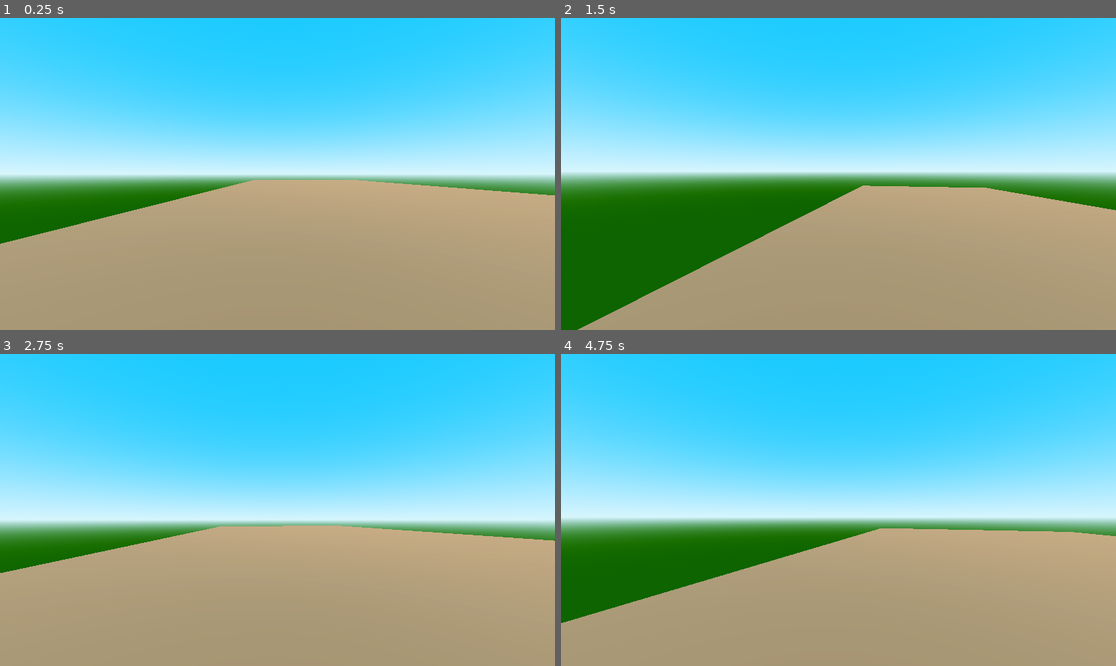
Above: before the commit, frames 1-4 (two rows, left to right).
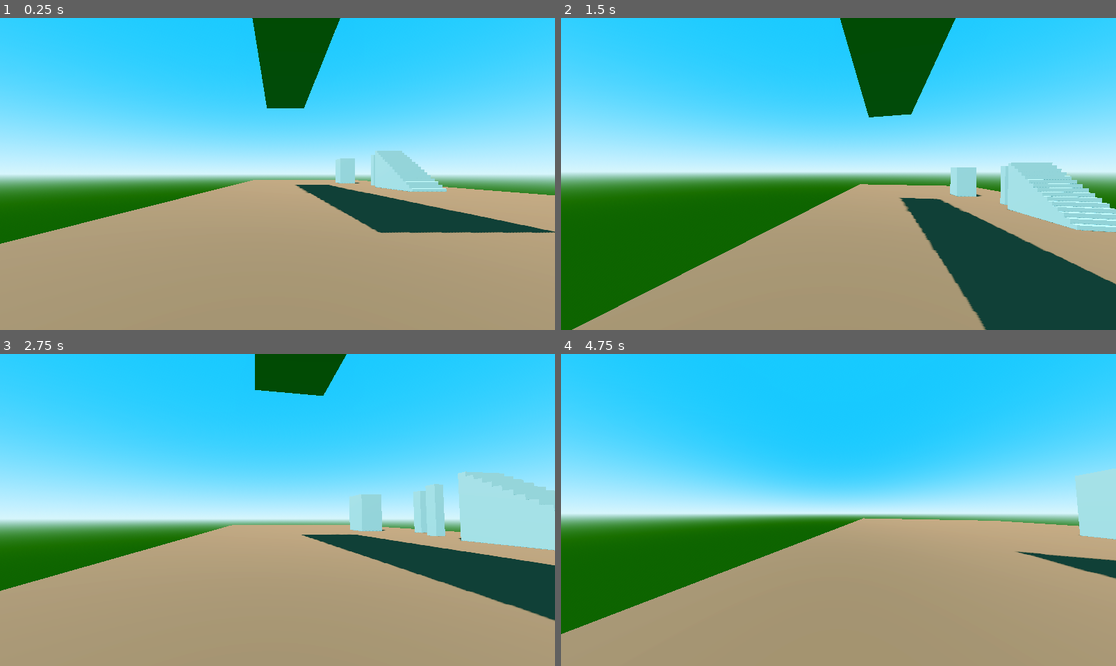
Above: after the commit, the same moments.

Repository: AryanCMSC/3D-Physics-Based-Player-Movement
Game: Godot game, scene res://Scenes/main.tscn
Two runs of this game, one before a commit and one after it. Both use one fixed random seed, a clock stepped at 60 frames per second and the inputs below.
Inputs (mouse positions are in pixels of both pictures, inside the frame that each line leads up to):
- Up to frame 1 (0.25 s): no input
- Up to frame 2 (1.5 s): move the mouse to (866, 174) at 0.52 s; hold Ctrl (crouch) 0.53-1.28 s; hold Up (move_forward) from 0.53 s (still down); tap Space (jump) at 0.77, 1.07 s; tap Shift (sprint) at 0.8, 1.35 s; move the mouse to (810, 174) at 1.27 s
- Up to frame 3 (2.75 s): keep holding Up (move_forward); tap Space (jump) at 1.52, 1.82, 2.3 s; tap F (dash, bound only after the commit) at 1.55, 2.1 s; move the mouse to (288, 503) at 2.02 s
- Up to frame 4 (4.75 s): keep holding Up (move_forward); move the mouse to (832, 516) at 2.77 s; tap Space (jump) at 2.85, 3.02, 3.32, 3.77, 4.07, 4.52 s; tap Ctrl (crouch) at 3.05 s; move the mouse to (877, 513) at 3.52 s; hold Ctrl (crouch) 3.53-4.28 s; tap Shift (sprint) at 3.8 s; move the mouse to (794, 506) at 4.27 s; click (794, 506) at 4.35 s; tap F (dash, bound only after the commit) at 4.55 s

The runs differ from the first frame. In frame 1, 7.6% of the frame differs, in the area x 45-100%, y 0-70%; in frame 2, 17%; in frame 3, 13%; in frame 4, 19%, in the area x 0-100%, y 21-90%.

Commit message:
fov, stairs, tweaks
added walking up and down stairs (still kinda choppy) added fov shifting based on velocity. tweaked a few things to get the feel right.

Diff:
--- /dev/null
+++ b/Scenes/CSGStairMaker3D.tscn
@@ -0,0 +1,64 @@
+[gd_scene load_steps=2 format=3 uid="uid://dj3dtyg3yb37v"]
+
+[sub_resource type="GDScript" id="GDScript_0eugj"]
+script/source = "@tool
+extends CSGBox3D
+
+@export var num_stairs : int = 10
+
+var _cur_num_stairs := -1
+var _cur_size : Vector3
+
+func make_stairs() -> void:
+	#if not Engine.is_editor_hint():
+		#return
+	#
+	num_stairs = clampi(num_stairs, 0, 999)
+
+	var stairs_poly := $StairsSubtractCSG#add_fresh_stairs_csg_poly()
+
+	var point_arr : PackedVector2Array = PackedVector2Array()
+	var step_height := self.size.y / num_stairs
+	var step_width := self.size.x / num_stairs
+
+	if num_stairs == 0:
+		# For 0 stairs make a ramp
+		point_arr.append(Vector2(self.size.x, self.size.y))
+		point_arr.append(Vector2(0, self.size.y))
+		point_arr.append(Vector2(0, 0))
+	else:
+		# Creating the points for the stairs polygon
+		for i in range(num_stairs - 1):
+			point_arr.append(Vector2(i * step_width, (i + 1) * step_height))
+			if i < num_stairs:
+				point_arr.append(Vector2((i + 1) * step_width, (i + 1) * step_height))
+
+		# Closing the polygon by adding the last two points
+		point_arr.append(Vector2(self.size.x - step_width, self.size.y))
+		point_arr.append(Vector2(0, self.size.y))
+
+	stairs_poly.polygon = point_arr
+
+	stairs_poly.depth = self.size.z
+
+	stairs_poly.position.z = self.size.z / 2.0
+	stairs_poly.position.y = -self.size.y / 2.0
+	stairs_poly.position.x = -self.size.x / 2.0
+
+	_cur_num_stairs = num_stairs
+	_cur_size = self.size
+
+# Called every frame. 'delta' is the elapsed time since the previous frame.
+func _process(_delta : float) -> void:
+	if _cur_num_stairs != num_stairs or _cur_size != self.size:
+		make_stairs()
+"
+
+[node name="CSGStairMaker3D" type="CSGBox3D"]
+script = SubResource("GDScript_0eugj")
+num_stairs = 4
+
+[node name="StairsSubtractCSG" type="CSGPolygon3D" parent="."]
+transform = Transform3D(1, 0, 0, 0, 1, 0, 0, 0, 1, -0.5, -0.5, 0.5)
+operation = 2
+polygon = PackedVector2Array(0, 0.25, 0.25, 0.25, 0.25, 0.5, 0.5, 0.5, 0.5, 0.75, 0.75, 0.75, 0.75, 1, 0, 1)
--- a/Scenes/main.tscn
+++ b/Scenes/main.tscn
@@ -1,6 +1,7 @@
-[gd_scene load_steps=6 format=3 uid="uid://cvkpiil8726ne"]
+[gd_scene load_steps=7 format=3 uid="uid://cvkpiil8726ne"]
 
 [ext_resource type="PackedScene" uid="uid://dbwogjkxc6f7a" path="res://Scenes/playerv2.tscn" id="1_jjgbg"]
+[ext_resource type="PackedScene" uid="uid://dj3dtyg3yb37v" path="res://Scenes/CSGStairMaker3D.tscn" id="2_bo1nx"]
 
 [sub_resource type="ProceduralSkyMaterial" id="ProceduralSkyMaterial_7u77a"]
 sky_top_color = Color(0.0698439, 0.450911, 0.802158, 1)
@@ -55,7 +56,7 @@
 transform = Transform3D(-5.84, 0, 0, 0, -0.162, 0, 0, 0, 4.6512, -4.107, 1.98022, 12.989)
 
 [node name="CSGBox3D7" type="CSGBox3D" parent="Map Assets"]
-transform = Transform3D(-5.09893, 0, 0, 0, -0.00272098, 0, 0, 0, 7.05309, -2.46836, 7.48352, 18.3851)
+transform = Transform3D(-6.4978, 0, 0, 0, -0.00272098, 0, 0, 0, 7.67586, -4.46836, 7.84721, 18.3851)
 size = Vector3(1.61768, 16, 1)
 
 [node name="CSGBox3D8" type="CSGBox3D" parent="Map Assets"]
@@ -66,5 +67,24 @@
 transform = Transform3D(5.4569, 0, 0, 0, 0.0209952, 0, 0, 0, 5.7276, -3.60998, 10.5929, 6.25447)
 size = Vector3(2, 16, 1)
 
+[node name="CSGBox3D11" type="CSGBox3D" parent="Map Assets"]
+transform = Transform3D(-4.90056, 0, 0, 0, 0.00035264, 0, 0, 0, 29.5249, -7.66462, 13.5405, -14.7167)
+size = Vector3(1.26855, 16, 1)
+
+[node name="CSGBox3D10" type="CSGBox3D" parent="Map Assets"]
+transform = Transform3D(1, 0, 0, 0, 5.3352, 0, 0, 0, 1, 8.08409, 3.1676, -30.8205)
+
+[node name="CSGBox3D12" type="CSGBox3D" parent="Map Assets"]
+transform = Transform3D(1, 0, 0, 0, 5.3352, 0, 0, 0, 1, 10.6308, 3.1676, -35)
+
+[node name="CSGBox3D13" type="CSGBox3D" parent="Map Assets"]
+transform = Transform3D(3.1, 0, 0, 0, 5.3352, 0, 0, 0, 3.4, 6.08409, 3.1676, -40)
+
 [node name="PlayerV2" parent="." instance=ExtResource("1_jjgbg")]
 transform = Transform3D(1, 0, 0, 0, 1, 0, 0, 0, 1, -9, 2, 2)
+
+[node name="CSGStairMaker3D" parent="." instance=ExtResource("2_bo1nx")]
+transform = Transform3D(-0.101985, 0, 3.8351, 0, 4.18376, 0, -7.89587, 0, -0.0495347, 8, 3.28122, -23)
+use_collision = true
+size = Vector3(1, 1.32953, 1)
+num_stairs = 15
--- a/Scenes/playerv2.tscn
+++ b/Scenes/playerv2.tscn
@@ -27,3 +27,13 @@
 
 [node name="crouch_ray" type="RayCast3D" parent="."]
 transform = Transform3D(1, 0, 0, 0, 1, 0, 0, 0, 1, 0, 1.24794, 0)
+
+[node name="stairs_ahead_ray" type="RayCast3D" parent="."]
+unique_name_in_owner = true
+transform = Transform3D(1, 0, 0, 0, 1, 0, 0, 0, 1, 0, -0.51195, -0.785619)
+target_position = Vector3(0, -0.55, 0)
+
+[node name="stairs_below_ray" type="RayCast3D" parent="."]
+unique_name_in_owner = true
+transform = Transform3D(1, 0, 0, 0, 1, 0, 0, 0, 1, 0, -1, 0)
+target_position = Vector3(0, -0.75, 0)
--- a/Scripts/playerv2.gd
+++ b/Scripts/playerv2.gd
@@ -8,6 +8,7 @@
 @onready var crouch_ray: RayCast3D = $crouch_ray
 @onready var camera_3d: Camera3D = $Head/head_bobber/Camera3D
 @onready var head_bobber: Node3D = $Head/head_bobber
+@onready var player_v2: CharacterBody3D = $"."
 
 # speed and movement variables
 
@@ -16,22 +17,35 @@
 const sprinting_speed := 10.0
 const crouching_speed := 3.0
 const JUMP_VELOCITY := 5
-const mouse_sens := 0.25
-var lerp_speed := 10.0
-var air_lerp_speed := 3.0
+const dashing_speed := 30
+@export var mouse_sens := 0.25
+const lerp_speed := 10.0
+const air_lerp_speed := 3.0
+const fov_lerp_speed := 8.0
 var direction := Vector3.ZERO
-var jumps := 2
+@export var jumps := 2
+@export var FOV := 70
+const FOV_CHANGE := 2
 # player states
 
 var walking := false
 var sprinting := false
 var crouching := false
 var sliding := false
+var dashing := false
+var can_dash := true
+
+# stairs
+
+const MAX_STEP_HEIGHT := 0.5
+var _snapped_to_stairs_last_frame := false
+var _last_frame_was_on_floor := -INF
+
 
 # sliding variables
 
 var slide_timer := 0.0
-var slider_time_max := 1
+var slider_time_max := 1.2
 var slide_vector := Vector2.ZERO
 var slide_speed := 13.0
 
@@ -66,6 +80,58 @@
 		head.rotate_x(deg_to_rad(-event.relative.y * mouse_sens))
 		head.rotation.x = clamp(head.rotation.x, deg_to_rad(-89), deg_to_rad(89))
 
+	# walking on stairs
+
+func is_surface_too_steep(normal : Vector3) -> bool:
+	return normal.angle_to(Vector3.UP) > player_v2.floor_max_angle
+
+func _snap_down_to_stairs_check() -> void:
+	var did_snap := false
+	var floor_below : bool = %stairs_below_ray.is_colliding() and not is_surface_too_steep(%stairs_below_ray.get_collision_normal())
+	var was_on_floor_last_frame := Engine.get_physics_frames() - _last_frame_was_on_floor == 1
+	if not is_on_floor() and velocity.y <= 0 and (was_on_floor_last_frame or _snapped_to_stairs_last_frame) and floor_below:
+		var body_test_result := PhysicsTestMotionResult3D.new()
+		if _run_body_test_motion(player_v2.global_transform, Vector3(0, -MAX_STEP_HEIGHT, 0), body_test_result):
+			var translate_y := body_test_result.get_travel().y
+			player_v2.position.y += translate_y
+			apply_floor_snap()
+			did_snap = true
+	_snapped_to_stairs_last_frame = did_snap
+
+func _snap_up_stairs_check(delta: float) -> bool:
+	if not is_on_floor() and not _snapped_to_stairs_last_frame: return false
+	# Don't snap stairs if trying to jump, also no need to check for stairs ahead if not moving
+	if player_v2.velocity.y > 0 or (player_v2.velocity * Vector3(1,0,1)).length() == 0: return false
+	var expected_move_motion : Vector3 = player_v2.velocity * Vector3(1,0,1) * delta
+	var step_pos_with_clearance := player_v2.global_transform.translated(expected_move_motion + Vector3(0, MAX_STEP_HEIGHT * 2, 0))
+	# Run a body_test_motion slightly above the pos we expect to move to, towards the floor.
+	#  We give some clearance above to ensure there's ample room for the player.
+	#  If it hits a step <= MAX_STEP_HEIGHT, we can teleport the player on top of the step
+	#  along with their intended motion forward.
+	var down_check_result := KinematicCollision3D.new()
+	if (player_v2.test_move(step_pos_with_clearance, Vector3(0,-MAX_STEP_HEIGHT*2,0), down_check_result)
+	and (down_check_result.get_collider().is_class("StaticBody3D") or down_check_result.get_collider().is_class("CSGShape3D"))):
+		var step_height := ((step_pos_with_clearance.origin + down_check_result.get_travel()) - player_v2.global_position).y
+		# Note I put the step_height <= 0.01 in just because I noticed it prevented some physics glitchiness
+		# 0.02 was found with trial and error. Too much and sometimes get stuck on a stair. Too little and can jitter if running into a ceiling.
+		# The normal character controller (both jolt & default) seems to be able to handled steps up of 0.1 anyway
+		if step_height > MAX_STEP_HEIGHT or step_height <= 0.01 or (down_check_result.get_position() - player_v2.global_position).y > MAX_STEP_HEIGHT: return false
+		%stairs_ahead_ray.global_position = down_check_result.get_position() + Vector3(0,MAX_STEP_HEIGHT,0) + expected_move_motion.normalized() * 0.1
+		%stairs_ahead_ray.force_raycast_update()
+		if %stairs_ahead_ray.is_colliding() and not is_surface_too_steep(%stairs_ahead_ray.get_collision_normal()):
+			player_v2.global_position = step_pos_with_clearance.origin + down_check_result.get_travel()
+			apply_floor_snap()
+			_snapped_to_stairs_last_frame = true
+			return true
+	return false
+
+func _run_body_test_motion(from : Transform3D, motion : Vector3,  result : PhysicsTestMotionResult3D = null) -> bool:
+		if not result : result = PhysicsTestMotionResult3D.new()
+		var params := PhysicsTestMotionParameters3D.new()
+		params.from = from
+		params.motion = motion
+		return PhysicsServer3D.body_test_motion(player_v2.get_rid(), params, result)
+
 func _physics_process(delta: float) -> void:
 
 	# movement input to use for sliding checking and for direction.
@@ -76,6 +142,25 @@
 		velocity += get_gravity() * delta
 	else:
 		jumps = 2
+		_last_frame_was_on_floor = Engine.get_physics_frames()
+
+	# dashing
+
+	if Input.is_action_just_pressed("dash") and can_dash:
+
+		dashing = true
+		can_dash = false
+
+		var dash_duration := 0.2
+		await get_tree().create_timer(dash_duration).timeout
+
+		dashing = false
+
+		var dash_cooldown := 2.0
+
+		await get_tree().create_timer(dash_cooldown).timeout
+
+		can_dash = true
 
 	# Jump
 	if Input.is_action_just_pressed("jump") and jumps == 2:
@@ -86,11 +171,6 @@
 		jumps -= 1
 		velocity.y = JUMP_VELOCITY * 1.2
 		sliding = false
-	#if Input.is_action_just_pressed("jump") and jumps == 2:
-		#jumps -= 1
-		#velocity.y = JUMP_VELOCITY
-	#elif Input.is_action_just_pressed("jump") and jumps == 1:
-		#jumps -= 1
 
 	# Crouching and Sprinting (note crouching is dominant over sprinting)
 	if Input.is_action_pressed("crouch") || sliding:
@@ -102,7 +182,7 @@
 		crouching_collision.disabled = false
 
 		# start sliding logic if sprinting in a direction while crouching
-		if sprinting and input_dir != Vector2.ZERO:
+		if sprinting and input_dir != Vector2.ZERO and is_on_floor():
 			sliding = true
 			slide_vector = input_dir
 			slide_timer = slider_time_max
@@ -152,7 +232,7 @@
 		head_bobbing_index += head_bobbing_crouching_speed * delta
 
 	# headbob checking and logic
-	if is_on_floor() && !sliding && input_dir != Vector2.ZERO:
+	if (is_on_floor() or _snapped_to_stairs_last_frame) && !sliding && input_dir != Vector2.ZERO:
 		head_bobbing_vector.y = sin(head_bobbing_index)
 		head_bobbing_vector.x = sin(head_bobbing_index/2)*0.5
 
@@ -163,8 +243,15 @@
 		head_bobber.position.y = lerp(head_bobber.position.y, 0.0, delta * lerp_speed)
 		head_bobber.position.x = lerp(head_bobber.position.x, 0.0, delta * lerp_speed)
 
+	# fov
+
+	var velocity_clamped : float = clamp(velocity.length(), walking_speed, dashing_speed * 4)
+	var target_fov := FOV + FOV_CHANGE * velocity_clamped
+	camera_3d.fov = lerp(camera_3d.fov, target_fov, fov_lerp_speed * delta)
+
+
 	# Directional Movement
-	if is_on_floor():
+	if is_on_floor() or _snapped_to_stairs_last_frame:
 		direction = lerp(direction, (transform.basis * Vector3(input_dir.x, 0, input_dir.y)).normalized(), lerp_speed * delta)
 	else:
 		if input_dir != Vector2.ZERO:
@@ -174,6 +261,11 @@
 		direction = (transform.basis * Vector3(slide_vector.x,0, slide_vector.y)).normalized()
 		current_speed = (slide_timer + 0.1) * slide_speed
 
+	if dashing:
+		direction = -player_v2.transform.basis.z.normalized()
+		current_speed = dashing_speed
+		velocity = current_speed * direction
+
 	if direction:
 		velocity.x = direction.x * current_speed
 		velocity.z = direction.z * current_speed
@@ -182,4 +274,6 @@
 		velocity.x = move_toward(velocity.x, 0, current_speed)
 		velocity.z = move_toward(velocity.z, 0, current_speed)
 
-	move_and_slide()
+	if not _snap_up_stairs_check(delta):
+		move_and_slide()
+		_snap_down_to_stairs_check()
--- a/project.godot
+++ b/project.godot
@@ -90,6 +90,11 @@
 "events": [Object(InputEventKey,"resource_local_to_scene":false,"resource_name":"","device":-1,"window_id":0,"alt_press …(195 unchanged characters)…
 ]
 }
+dash={
+"deadzone": 0.2,
+"events": [Object(InputEventKey,"resource_local_to_scene":false,"resource_name":"","device":-1,"window_id":0,"alt_pressed":false,"shift_pressed":false,"ctrl_pressed":false,"meta_pressed":false,"pressed":false,"keycode":0,"physical_keycode":70,"key_label":0,"unicode":102,"location":0,"echo":false,"script":null)
+]
+}
 
 [physics]
 
